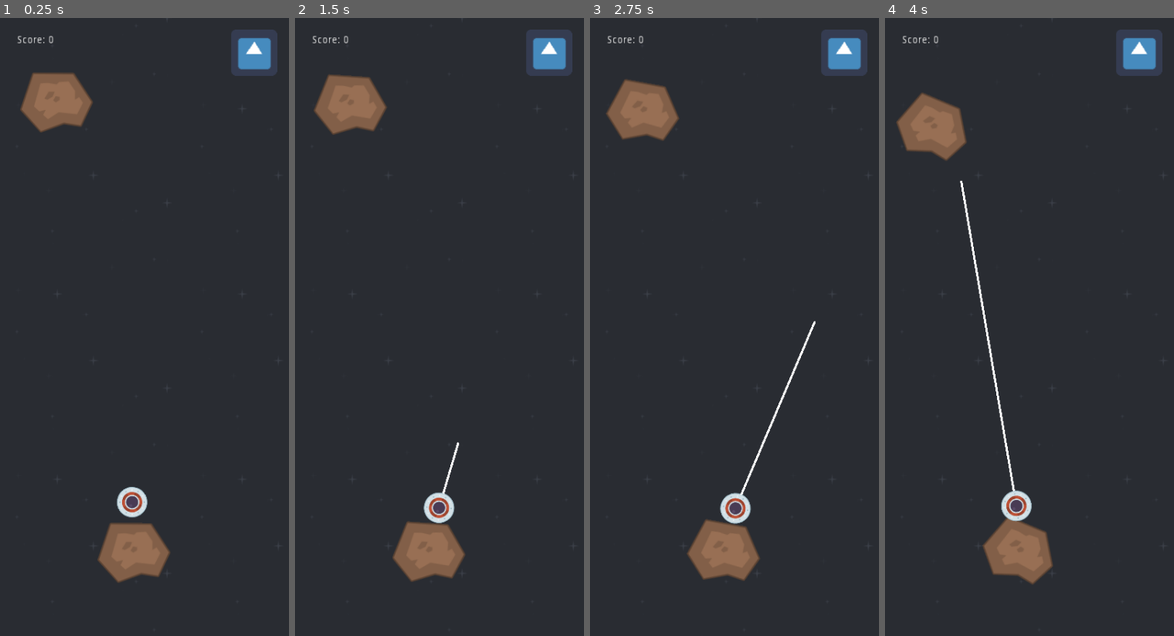
Above: before the commit, frames 1-4 (left to right).
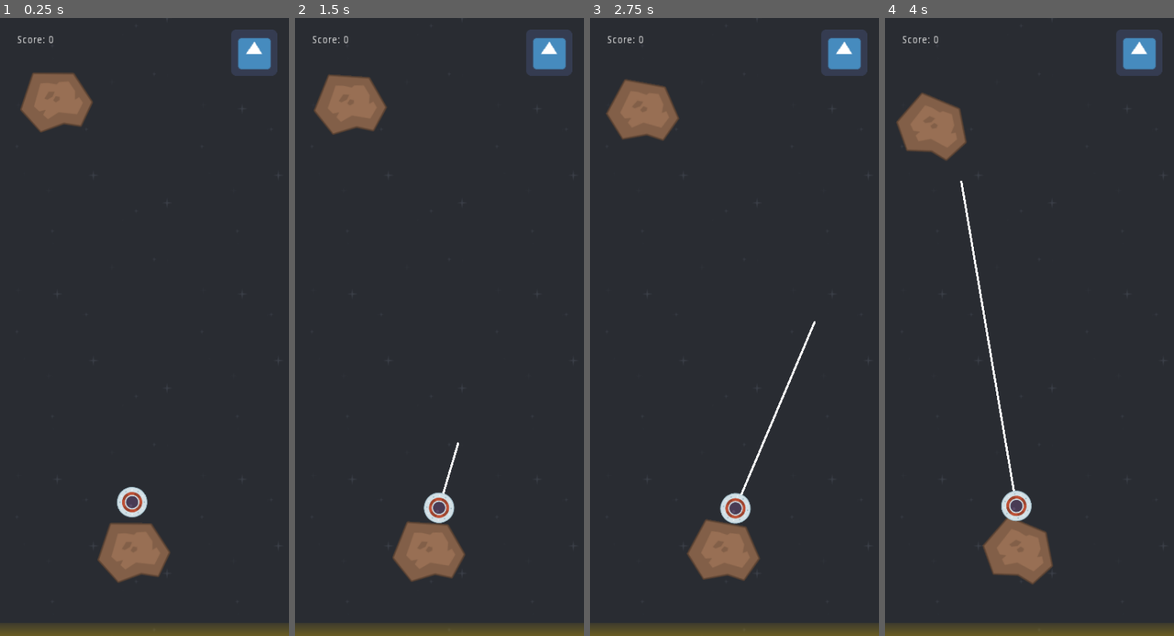
Above: after the commit, the same moments.

Repository: brendankhoury/To-the-moon-and-hack
Game: Godot game, scene res://Src/Main.tscn
Two runs of this game, one before a commit and one after it. Both use one fixed random seed, a clock stepped at 60 frames per second and the inputs below. The engine's default icon, where the game draws it, is replaced by a stand-in: a white triangle on a blue panel in a dark square.
Inputs (mouse positions are in pixels of both pictures, inside the frame that each line leads up to):
- Up to frame 1 (0.25 s): no input
- Up to frame 2 (1.5 s): click (549, 55) at 0.5 s; click (549, 55) at 1.25 s
- Up to frame 3 (2.75 s): click (844, 55) at 2 s
- Up to frame 4 (4 s): tap Enter at 2.75 s; move the mouse to (1093, 296) at 2.77 s; hold Space (tap) 2.78-3.53 s; move the mouse to (971, 357) at 3.52 s; tap Space (tap) at 3.6 s

The runs differ from the first frame. In frame 1, 1.9% of the frame differs, in the area x 0-100%, y 98-100%; in frame 2, 1.9%; in frame 3, 1.9%; in frame 4, 1.9%.

Commit message:
Added a fire

Diff:
--- a/Src/Main.tscn
+++ b/Src/Main.tscn
@@ -1,10 +1,11 @@
-[gd_scene load_steps=11 format=2]
+[gd_scene load_steps=13 format=2]
 
 [ext_resource path="res://Src/Actors/Asteroid.tscn" type="PackedScene" id=1]
 [ext_resource path="res://Src/Actors/Player.tscn" type="PackedScene" id=2]
 [ext_resource path="res://Src/Main.gd" type="Script" id=3]
 [ext_resource path="res://icon.png" type="Texture" id=4]
 [ext_resource path="res://Assets/blue.png" type="Texture" id=5]
+[ext_resource path="res://Assets/fire.png" type="Texture" id=6]
 
 [sub_resource type="TileSet" id=1]
 0/name = "blue.png 0"
@@ -12,6 +13,36 @@
 0/tex_offset = Vector2( 0, 0 )
 0/modulate = Color( 1, 1, 1, 1 )
 0/region = Rect2( 0, 0, 256, 256 )
+0/tile_mode = 0
+0/occluder_offset = Vector2( 0, 0 )
+0/navigation_offset = Vector2( 0, 0 )
+0/shape_offset = Vector2( 0, 0 )
+0/shape_transform = Transform2D( 1, 0, 0, 1, 0, 0 )
+0/shape_one_way = false
+0/shape_one_way_margin = 0.0
+0/shapes = [  ]
+0/z_index = 0
+1/name = "fire.png 1"
+1/texture = ExtResource( 6 )
+1/tex_offset = Vector2( 0, 0 )
+1/modulate = Color( 1, 1, 1, 1 )
+1/region = Rect2( 0, 0, 256, 256 )
+1/tile_mode = 0
+1/occluder_offset = Vector2( 0, 0 )
+1/navigation_offset = Vector2( 0, 0 )
+1/shape_offset = Vector2( 0, 0 )
+1/shape_transform = Transform2D( 1, 0, 0, 1, 0, 0 )
+1/shape_one_way = false
+1/shape_one_way_margin = 0.0
+1/shapes = [  ]
+1/z_index = 0
+
+[sub_resource type="TileSet" id=6]
+0/name = "fire.png 0"
+0/texture = ExtResource( 6 )
+0/tex_offset = Vector2( 0, 0 )
+0/modulate = Color( 1, 1, 1, 1 )
+0/region = Rect2( 0, 224, 32, 32 )
 0/tile_mode = 0
 0/occluder_offset = Vector2( 0, 0 )
 0/navigation_offset = Vector2( 0, 0 )
@@ -60,12 +91,18 @@
 script = ExtResource( 3 )
 Asteroid = ExtResource( 1 )
 
-[node name="TileMap" type="TileMap" parent="."]
+[node name="Background" type="TileMap" parent="."]
 position = Vector2( 40.3175, 2.51984 )
 tile_set = SubResource( 1 )
-cell_size = Vector2( 256, 256 )
+cell_y_sort = true
 format = 1
-tile_data = PoolIntArray( -65537, 0, 0, -131072, 0, 0, -1, 0, 0, -65536, 0, 0, 65535, 0, 0, 0, 0, 0, 131071, 0, 0, 65536, 0, 0 )
+tile_data = PoolIntArray( -458756, 0, 0, -524288, 0, 0, -196612, 0, 0, -262144, 0, 0, 65532, 0, 0, 0, 0, 0, 196605, 1, 0, 262140, 1, 0, 327676, 0, 0, 262144, 0, 0 )
+
+[node name="Fire" type="TileMap" parent="."]
+tile_set = SubResource( 6 )
+cell_size = Vector2( 16, 16 )
+format = 1
+tile_data = PoolIntArray( 1769460, 0, 0, 1769462, 0, 0, 1769464, 0, 0, 1769466, 0, 0, 1769468, 0, 0, 1769470, 0, 0, 1703936, 0, 0, 1703938, 0, 0, 1703940, 0, 0, 1703942, 0, 0, 1703944, 0, 0, 1703946, 0, 0, 1703948, 0, 0, 1703950, 0, 0 )
 
 [node name="Node2D" type="Node2D" parent="."]
 z_index = 1
--- a/Src/TileMap.tscn
+++ b/Src/TileMap.tscn
@@ -1,6 +1,7 @@
-[gd_scene load_steps=3 format=2]
+[gd_scene load_steps=4 format=2]
 
 [ext_resource path="res://Assets/blue.png" type="Texture" id=1]
+[ext_resource path="res://Assets/fire.png" type="Texture" id=2]
 
 [sub_resource type="TileSet" id=1]
 0/name = "blue.png 0"
@@ -17,6 +18,20 @@
 0/shape_one_way_margin = 0.0
 0/shapes = [  ]
 0/z_index = 0
+1/name = "fire.png 1"
+1/texture = ExtResource( 2 )
+1/tex_offset = Vector2( 0, 0 )
+1/modulate = Color( 1, 1, 1, 1 )
+1/region = Rect2( 0, 0, 256, 256 )
+1/tile_mode = 0
+1/occluder_offset = Vector2( 0, 0 )
+1/navigation_offset = Vector2( 0, 0 )
+1/shape_offset = Vector2( 0, 0 )
+1/shape_transform = Transform2D( 1, 0, 0, 1, 0, 0 )
+1/shape_one_way = false
+1/shape_one_way_margin = 0.0
+1/shapes = [  ]
+1/z_index = 0
 
 [node name="TileMap" type="TileMap"]
 tile_set = SubResource( 1 )
Binary file added: Assets/fire.png
Not shown, added: Assets/fire.png.import
Not shown, added: Assets/fire.xcf
